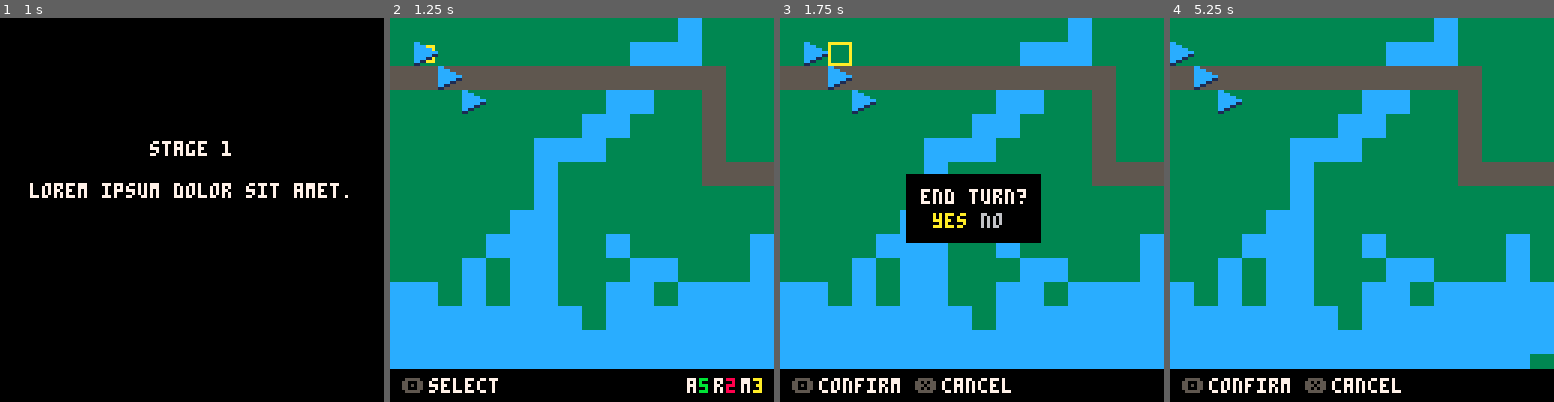
Above: before the commit, frames 1-4 (left to right).
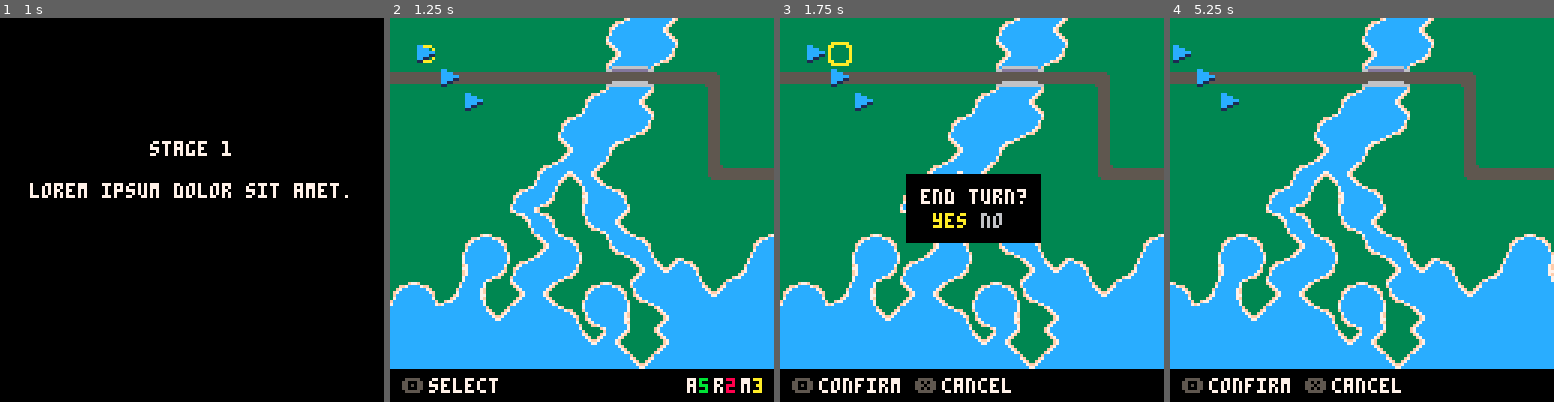
Above: after the commit, the same moments.

Repository: chrisallenlane/balance-of-power
Game: PICO-8 cartridge balance-of-power.p8
The game is run twice, just before and just after one commit, with the same random seed, the same clock (stepped at 60 frames per second) and the same inputs.
Inputs:
- Up to frame 1 (1 s): tap X (X key) at 0.33 s; tap O (Z key) at 0.7 s
- Up to frame 2 (1.25 s): tap X (X key) at 1.07 s
- Up to frame 3 (1.75 s): hold Right from 1.6 s (still down); tap O (Z key) at 1.7 s
- Up to frame 4 (5.25 s): tap X (X key) every 1.12 s from 1.85 to 5.2 s; release Right at 2.1 s; tap O (Z key) every 0.4 s from 2.1 to 4.9 s; hold Up 2.15-2.42 s; hold Right 2.47-3.03 s; hold Left 3.08-3.58 s; hold Down 3.63-3.97 s; hold Right 4.02-4.68 s; hold Up 4.73-5.03 s; hold Left from 5.08 s (still down)

Frame 1 is identical in both runs. In frame 2, 20% of the frame differs, in the area x 0-100%, y 0-92%; in frame 3, 17%; in frame 4, 20%.

Commit message:
feat(art): tiles
- Create some map tiles

- Reorganize sprite sheets

Note that this broke maps 2 and 3, though all maps are stubs anyway.

Diff:
--- a/balance-of-power.p8
+++ b/balance-of-power.p8
@@ -176,40 +176,40 @@
 
 
 __gff__
-0000000000000000000000000000000000000000000000000000000000000000000000000000000000000000000000000000000000000000000000000000000000000000000000000000000000000000010000000000000000000000000000000100000000000000000000000000000000000000000000000000000000000000
+0000000000000000000000000000000000000000000000000000000000000000000100000000000000000000000000000000000000000000000000000000000000000000000000000000000000000000000000000000000000000000000000000100000000000000000000000000000000000000000000000000000000000000
 0000000000000000000000000000000000000000000000000000000000000000000000000000000000000000000000000000000000000000000000000000000000000000000000000000000000000000000000000000000000000000000000000000000000000000000000000000000000000000000000000000000000000000
 __map__
-40404040404040404040404050404040404040404040404040404040404040402020202020202020202020202020202060606060606060606060606060606060606060606060606060606060606060600e0e0e0e0e0e0e0e0e0e0e0e0e0e0e0e0f0f0f0f0f0f0f0f0f0f0f0f0f0f0f0f0e0e0e0e0e0e0e0e0e0e0e0e0e0e0e0e
-40404040404040404040505050404040404040404040404040404040404040402020202020202020202020202020202060606060606060606060606060606060606060606060606060606060606060600e0e0e0e0e0e0e0e0e0e0e0e0e0e0e0e0f0f0f0f0f0f0f0f0f0f0f0f0f0f0f0f0e0e0e0e0e0e0e0e0e0e0e0e0e0e0e0e
-10101010101010101010101010104040404040404040404040404040404040402020202020202020202020202020202060606060604040606060606060606060606060606060606060606060606060600e0e0e0e0e0e0e0e0e0e0e0e0e0e0e0e0f0f0f0f0f0f0f0f0f0f0f0f0f0f0f0f0e0e0e0e0e0e0e0e0e0e0e0e0e0e0e0e
-40404040404040404050504040104040404040404040404040404040404040402020202020202020202020202020202060606020204040404060604040606060606060606060606060606060606060600e0e0e0e0e0e0e0e0e0e0e0e0e0e0e0e0f0f0f0f0f0f0f0f0f0f0f0f0f0f0f0f0e0e0e0e0e0e0e0e0e0e0e0e0e0e0e0e
-40404040404040405050404040104040404040404040404040404040404040402020204020202020202020202020202060606040204040504040404060606060606060606060606060606060606060600e0e0e0e0e0e0e0e0e0e0e0e0e0e0e0e0f0f0f0f0f0f0f0f0f0f0f0f0f0f0f0f0e0e0e0e0e0e0e0e0e0e0e0e0e0e0e0e
-40404040404050505040404040104040404040404040404040404040404040402020402050202020202020202020202060606040404040404040404040606060606060606060606060606060606060600e0e0e0e0e0e0e0e0e0e0e0e0e0e0e0e0f0f0f0f0f0f0f0f0f0f0f0f0f0f0f0f0e0e0e0e0e0e0e0e0e0e0e0e0e0e0e0e
-40404040404050404040404040101010101010104040404040404040404040402020205050502020202020202020202060606060404040404040404040606060606060606060606060606060606060600e0e0e0e0e0e0e0e0e0e0e0e0e0e0e0e0f0f0f0f0f0f0f0f0f0f0f0f0f0f0f0f0e0e0e0e0e0e0e0e0e0e0e0e0e0e0e0e
-40404040404050404040404040404040404040104040404040404040404040402020204050402020202020202020202060606060404040204040404020606060606060606060606060606060606060600e0e0e0e0e0e0e0e0e0e0e0e0e0e0e0e0f0f0f0f0f0f0f0f0f0f0f0f0f0f0f0f0e0e0e0e0e0e0e0e0e0e0e0e0e0e0e0e
-40404040405050404040404040404040404040104040404040404040404040402020202040102020202040202020202060606060604020602040202060606060606060606060606060606060606060600e0e0e0e0e0e0e0e0e0e0e0e0e0e0e0e0f0f0f0f0f0f0f0f0f0f0f0f0f0f0f0f0e0e0e0e0e0e0e0e0e0e0e0e0e0e0e0e
-40404040505050404050404040404050404040104040404040404040404040402020202020102020202020202020202060606060606060606020606060606060606060606060606060606060606060600e0e0e0e0e0e0e0e0e0e0e0e0e0e0e0e0f0f0f0f0f0f0f0f0f0f0f0f0f0f0f0f0e0e0e0e0e0e0e0e0e0e0e0e0e0e0e0e
-40404050405050404040505040404050404040104040404040404040404040402020202020102020202020202020202060606060606060606060606060606060606060606060606060606060606060600e0e0e0e0e0e0e0e0e0e0e0e0e0e0e0e0f0f0f0f0f0f0f0f0f0f0f0f0f0f0f0f0e0e0e0e0e0e0e0e0e0e0e0e0e0e0e0e
-50504050405050404050504050505050505050104040404040404040404040402020202020102020202020202020202060606060606060606060606060606060606060606060606060606060606060600e0e0e0e0e0e0e0e0e0e0e0e0e0e0e0e0f0f0f0f0f0f0f0f0f0f0f0f0f0f0f0f0e0e0e0e0e0e0e0e0e0e0e0e0e0e0e0e
-50505050505050504050505050505050505050104040404040404040404040402020202020102020202020202020202060606060606060606060606060606060606060606060606060606060606060600e0e0e0e0e0e0e0e0e0e0e0e0e0e0e0e0f0f0f0f0f0f0f0f0f0f0f0f0f0f0f0f0e0e0e0e0e0e0e0e0e0e0e0e0e0e0e0e
-50505050505050505050505050505050505050105040405050404040404040402020202020102020202020202020202060606060606060606060606060606060606060606060406060606060606060600e0e0e0e0e0e0e0e0e0e0e0e0e0e0e0e0f0f0f0f0f0f0f0f0f0f0f0f0f0f0f0f0e0e0e0e0e0e0e0e0e0e0e0e0e0e0e0e
-50505050505050505050505050505050405050105050505050504040404040402020202020102020202020402020202060606060606060606060606060606060606060602040606060606060606060600e0e0e0e0e0e0e0e0e0e0e0e0e0e0e0e0f0f0f0f0f0f0f0f0f0f0f0f0f0f0f0f0e0e0e0e0e0e0e0e0e0e0e0e0e0e0e0e
-50505050505050505050505050505050504040104040505050505050404040402020202020102020202020202020202060606060606060606060606060606060606060204040406060606060606060600f0f0f0f0f0f0f0f0f0f0f0f0f0f0f0f0e0e0e0e0e0e0e0e0e0e0e0e0e0e0e0e0f0f0f0f0f0f0f0f0f0f0f0f0f0f0f0f
-0e0e0e0e0e0e0e0e0e0e0e0e0e0e0e0e0f0f0f0f0f0f0f0f0f0f0f0f0f0f0f0f2020202020102020202020202020202060606060606060606060606060606060606060204040406060606060606060600f0f0f0f0f0f0f0f0f0f0f0f0f0f0f0f0e0e0e0e0e0e0e0e0e0e0e0e0e0e0e0e0f0f0f0f0f0f0f0f0f0f0f0f0f0f0f0f
-0e0e0e0e0e0e0e0e0e0e0e0e0e0e0e0e0f0f0f0f0f0f0f0f0f0f0f0f0f0f0f0f2020202020102020202020202020202060606060606060606060606060606060606020404040406060606060606060600f0f0f0f0f0f0f0f0f0f0f0f0f0f0f0f0e0e0e0e0e0e0e0e0e0e0e0e0e0e0e0e0f0f0f0f0f0f0f0f0f0f0f0f0f0f0f0f
-0e0e0e0e0e0e0e0e0e0e0e0e0e0e0e0e0f0f0f0f0f0f0f0f0f0f0f0f0f0f0f0f2020202020102020202020202020202060606060606060606060606060606060602020404060606060606060606060600f0f0f0f0f0f0f0f0f0f0f0f0f0f0f0f0e0e0e0e0e0e0e0e0e0e0e0e0e0e0e0e0f0f0f0f0f0f0f0f0f0f0f0f0f0f0f0f
-0e0e0e0e0e0e0e0e0e0e0e0e0e0e0e0e0f0f0f0f0f0f0f0f0f0f0f0f0f0f0f0f2020202020102020202020202020202060606060606060606060606060606060604040404060606060606060606060600f0f0f0f0f0f0f0f0f0f0f0f0f0f0f0f0e0e0e0e0e0e0e0e0e0e0e0e0e0e0e0e0f0f0f0f0f0f0f0f0f0f0f0f0f0f0f0f
-0e0e0e0e0e0e0e0e0e0e0e0e0e0e0e0e0f0f0f0f0f0f0f0f0f0f0f0f0f0f0f0f2020202020102020202020202020202060606060606060606060606060606060606040604060606060606060606060600f0f0f0f0f0f0f0f0f0f0f0f0f0f0f0f0e0e0e0e0e0e0e0e0e0e0e0e0e0e0e0e0f0f0f0f0f0f0f0f0f0f0f0f0f0f0f0f
-0e0e0e0e0e0e0e0e0e0e0e0e0e0e0e0e0f0f0f0f0f0f0f0f0f0f0f0f0f0f0f0f2020202020102020202020202020202060606060602060606060606060606060606060606060606060606060606060600f0f0f0f0f0f0f0f0f0f0f0f0f0f0f0f0e0e0e0e0e0e0e0e0e0e0e0e0e0e0e0e0f0f0f0f0f0f0f0f0f0f0f0f0f0f0f0f
-0e0e0e0e0e0e0e0e0e0e0e0e0e0e0e0e0f0f0f0f0f0f0f0f0f0f0f0f0f0f0f0f2020202020102020202020202020202060604040204040404060606060606060606060606060606060606060606060600f0f0f0f0f0f0f0f0f0f0f0f0f0f0f0f0e0e0e0e0e0e0e0e0e0e0e0e0e0e0e0e0f0f0f0f0f0f0f0f0f0f0f0f0f0f0f0f
-0e0e0e0e0e0e0e0e0e0e0e0e0e0e0e0e0f0f0f0f0f0f0f0f0f0f0f0f0f0f0f0f2020202020102020202020202020202060606060404040406060606060606060606060606060606060606060606060600f0f0f0f0f0f0f0f0f0f0f0f0f0f0f0f0e0e0e0e0e0e0e0e0e0e0e0e0e0e0e0e0f0f0f0f0f0f0f0f0f0f0f0f0f0f0f0f
-0e0e0e0e0e0e0e0e0e0e0e0e0e0e0e0e0f0f0f0f0f0f0f0f0f0f0f0f0f0f0f0f2020202020102020202020202020202060606060405040404040606060606060606060606060606060606060606060600f0f0f0f0f0f0f0f0f0f0f0f0f0f0f0f0e0e0e0e0e0e0e0e0e0e0e0e0e0e0e0e0f0f0f0f0f0f0f0f0f0f0f0f0f0f0f0f
-0e0e0e0e0e0e0e0e0e0e0e0e0e0e0e0e0f0f0f0f0f0f0f0f0f0f0f0f0f0f0f0f2040202020102040202020202020202060606040405050404040606060606060606060606060606060606060606060600f0f0f0f0f0f0f0f0f0f0f0f0f0f0f0f0e0e0e0e0e0e0e0e0e0e0e0e0e0e0e0e0f0f0f0f0f0f0f0f0f0f0f0f0f0f0f0f
-0e0e0e0e0e0e0e0e0e0e0e0e0e0e0e0e0f0f0f0f0f0f0f0f0f0f0f0f0f0f0f0f2020202020102020202020202020202060606040404040404040406060606060606060606060606060606060606060600f0f0f0f0f0f0f0f0f0f0f0f0f0f0f0f0e0e0e0e0e0e0e0e0e0e0e0e0e0e0e0e0f0f0f0f0f0f0f0f0f0f0f0f0f0f0f0f
-0e0e0e0e0e0e0e0e0e0e0e0e0e0e0e0e0f0f0f0f0f0f0f0f0f0f0f0f0f0f0f0f2020202020102020202020202020202060606060606060404040604060606060606060606060606060606060602060600f0f0f0f0f0f0f0f0f0f0f0f0f0f0f0f0e0e0e0e0e0e0e0e0e0e0e0e0e0e0e0e0f0f0f0f0f0f0f0f0f0f0f0f0f0f0f0f
-0e0e0e0e0e0e0e0e0e0e0e0e0e0e0e0e0f0f0f0f0f0f0f0f0f0f0f0f0f0f0f0f2020202020102020202040502020202060606060604060606060606060606060606060606060606060606020204020600f0f0f0f0f0f0f0f0f0f0f0f0f0f0f0f0e0e0e0e0e0e0e0e0e0e0e0e0e0e0e0e0f0f0f0f0f0f0f0f0f0f0f0f0f0f0f0f
-0e0e0e0e0e0e0e0e0e0e0e0e0e0e0e0e0f0f0f0f0f0f0f0f0f0f0f0f0f0f0f0f2020202020101010104050504020202060606060606060606060606060606060606060606060606060202040404040200f0f0f0f0f0f0f0f0f0f0f0f0f0f0f0f0e0e0e0e0e0e0e0e0e0e0e0e0e0e0e0e0f0f0f0f0f0f0f0f0f0f0f0f0f0f0f0f
-0e0e0e0e0e0e0e0e0e0e0e0e0e0e0e0e0f0f0f0f0f0f0f0f0f0f0f0f0f0f0f0f2020202020102020202050505020202060606060606060606060606060606060606060606060606020404040404040400f0f0f0f0f0f0f0f0f0f0f0f0f0f0f0f0e0e0e0e0e0e0e0e0e0e0e0e0e0e0e0e0f0f0f0f0f0f0f0f0f0f0f0f0f0f0f0f
-0e0e0e0e0e0e0e0e0e0e0e0e0e0e0e0e0f0f0f0f0f0f0f0f0f0f0f0f0f0f0f0f2020202020102020202020502020202060606060606060606060606060606060606060606060602040404040404040400f0f0f0f0f0f0f0f0f0f0f0f0f0f0f0f0e0e0e0e0e0e0e0e0e0e0e0e0e0e0e0e0f0f0f0f0f0f0f0f0f0f0f0f0f0f0f0f
-
-
+40404040404040404041607440404040404040404040404040404040404040402020202020572020202020202020202021212121212121212121212121212121212121212121212121212121212121210e0e0e0e0e0e0e0e0e0e0e0e0e0e0e0e0f0f0f0f0f0f0f0f0f0f0f0f0f0f0f0f0e0e0e0e0e0e0e0e0e0e0e0e0e0e0e0e
+40404040404040404064605240404040404040404040404040404040404040402020202020572020202020202020202021212121212121212121212121212121212121212121212121212121212121210e0e0e0e0e0e0e0e0e0e0e0e0e0e0e0e0f0f0f0f0f0f0f0f0f0f0f0f0f0f0f0f0e0e0e0e0e0e0e0e0e0e0e0e0e0e0e0e
+47474747474747474767694747494040404040404040404040404040404040402020202020572020202020202020202021212121214040212121212121212121212121212121212121212121212121210e0e0e0e0e0e0e0e0e0e0e0e0e0e0e0e0f0f0f0f0f0f0f0f0f0f0f0f0f0f0f0f0e0e0e0e0e0e0e0e0e0e0e0e0e0e0e0e
+40404040404040404160744040574040404040404040404040404040404040402020202020572020202020202020202021212120204040404021214040212121212121212121212121212121212121210e0e0e0e0e0e0e0e0e0e0e0e0e0e0e0e0f0f0f0f0f0f0f0f0f0f0f0f0f0f0f0f0e0e0e0e0e0e0e0e0e0e0e0e0e0e0e0e
+40404040404040416060524040574040404040404040404040404040404040402020202020572020202020202020202021212140204040604040404021212121212121212121212121212121212121210e0e0e0e0e0e0e0e0e0e0e0e0e0e0e0e0f0f0f0f0f0f0f0f0f0f0f0f0f0f0f0f0e0e0e0e0e0e0e0e0e0e0e0e0e0e0e0e
+40404040404040646061404040574040404040404040404040404040404040402041754220572020202020202020202021212140404040404040404040212121212121212121212121212121212121210e0e0e0e0e0e0e0e0e0e0e0e0e0e0e0e0f0f0f0f0f0f0f0f0f0f0f0f0f0f0f0f0e0e0e0e0e0e0e0e0e0e0e0e0e0e0e0e
+40404040404041637440404040584747474747494040404040404040404040405460606045572020202020202020202021212121404040404040404040212121212121212121212121212121212121210e0e0e0e0e0e0e0e0e0e0e0e0e0e0e0e0f0f0f0f0f0f0f0f0f0f0f0f0f0f0f0f0e0e0e0e0e0e0e0e0e0e0e0e0e0e0e0e
+40404040404152406542404040404040404040574040404040404040404040402062605240572020202020202020202021212121404040204040404020212121212121212121212121212121212121210e0e0e0e0e0e0e0e0e0e0e0e0e0e0e0e0f0f0f0f0f0f0f0f0f0f0f0f0f0f0f0f0e0e0e0e0e0e0e0e0e0e0e0e0e0e0e0e
+40404040406242405174404040404040404040574040404040404040404040402020552020572020202040202020202021212121214020212040202021212121212121212121212121212121212121210e0e0e0e0e0e0e0e0e0e0e0e0e0e0e0e0f0f0f0f0f0f0f0f0f0f0f0f0f0f0f0f0e0e0e0e0e0e0e0e0e0e0e0e0e0e0e0e
+40404041424064424051424040404041424040574040404040404040404040402020202020572020202020202020202021212121212121212120212121212121212121212121212121212121212121210e0e0e0e0e0e0e0e0e0e0e0e0e0e0e0e0f0f0f0f0f0f0f0f0f0f0f0f0f0f0f0f0e0e0e0e0e0e0e0e0e0e0e0e0e0e0e0e
+40404065524160524040647342407260764040574040404040404040404040402020202020572020202020202020202021212121212121212121212121212121212121212121212121212121212121210e0e0e0e0e0e0e0e0e0e0e0e0e0e0e0e0f0f0f0f0f0f0f0f0f0f0f0f0f0f0f0f0e0e0e0e0e0e0e0e0e0e0e0e0e0e0e0e
+41427276406474404142516060736060607140574040404040404040404040402020202020572020202020202020202021212121212121212121212121212121212121212121212121212121212121210e0e0e0e0e0e0e0e0e0e0e0e0e0e0e0e0f0f0f0f0f0f0f0f0f0f0f0f0f0f0f0f0e0e0e0e0e0e0e0e0e0e0e0e0e0e0e0e
+60606060736060425176406460606060606073777342404040404040404040402020202020572020202020202020202021212121212121212121212121212121212121212121212121212121212121210e0e0e0e0e0e0e0e0e0e0e0e0e0e0e0e0f0f0f0f0f0f0f0f0f0f0f0f0f0f0f0f0e0e0e0e0e0e0e0e0e0e0e0e0e0e0e0e
+60606060606060607374406460606060606060796060427242404040404040402020202020572020202020202020202021212121212121212121212121212121212121212121402121212121212121210e0e0e0e0e0e0e0e0e0e0e0e0e0e0e0e0f0f0f0f0f0f0f0f0f0f0f0f0f0f0f0f0e0e0e0e0e0e0e0e0e0e0e0e0e0e0e0e
+60606060606060606060736060606060606652575163606060424040404040402020202020572020202020402020202021212121212121212121212121212121212121212040212121212121212121210e0e0e0e0e0e0e0e0e0e0e0e0e0e0e0e0f0f0f0f0f0f0f0f0f0f0f0f0f0f0f0f0e0e0e0e0e0e0e0e0e0e0e0e0e0e0e0e
+60606060606060606060606060606060744040574040626060607140404040402020202020572020202020202020202021212121212121212121212121212121212121204040402121212121212121210f0f0f0f0f0f0f0f0f0f0f0f0f0f0f0f0e0e0e0e0e0e0e0e0e0e0e0e0e0e0e0e0f0f0f0f0f0f0f0f0f0f0f0f0f0f0f0f
+0e0e0e0e0e0e0e0e0e0e0e0e0e0e0e0e0f0f0f0f0f0f0f0f0f0f0f0f0f0f0f0f2020202020572020202020202020202021212121212121212121212121212121212121204040402121212121212121210f0f0f0f0f0f0f0f0f0f0f0f0f0f0f0f0e0e0e0e0e0e0e0e0e0e0e0e0e0e0e0e0f0f0f0f0f0f0f0f0f0f0f0f0f0f0f0f
+0e0e0e0e0e0e0e0e0e0e0e0e0e0e0e0e0f0f0f0f0f0f0f0f0f0f0f0f0f0f0f0f2020202020572020202020202020202021212121212121212121212121212121212120404040402121212121212121210f0f0f0f0f0f0f0f0f0f0f0f0f0f0f0f0e0e0e0e0e0e0e0e0e0e0e0e0e0e0e0e0f0f0f0f0f0f0f0f0f0f0f0f0f0f0f0f
+0e0e0e0e0e0e0e0e0e0e0e0e0e0e0e0e0f0f0f0f0f0f0f0f0f0f0f0f0f0f0f0f2020202020572020202020202020202021212121212121212121212121212121212020404021212121212121212121210f0f0f0f0f0f0f0f0f0f0f0f0f0f0f0f0e0e0e0e0e0e0e0e0e0e0e0e0e0e0e0e0f0f0f0f0f0f0f0f0f0f0f0f0f0f0f0f
+0e0e0e0e0e0e0e0e0e0e0e0e0e0e0e0e0f0f0f0f0f0f0f0f0f0f0f0f0f0f0f0f2020202020572020202020202020202021212121212121212121212121212121214040404021212121212121212121210f0f0f0f0f0f0f0f0f0f0f0f0f0f0f0f0e0e0e0e0e0e0e0e0e0e0e0e0e0e0e0e0f0f0f0f0f0f0f0f0f0f0f0f0f0f0f0f
+0e0e0e0e0e0e0e0e0e0e0e0e0e0e0e0e0f0f0f0f0f0f0f0f0f0f0f0f0f0f0f0f2020202020572020202020202020202021212121212121212121212121212121212140214021212121212121212121210f0f0f0f0f0f0f0f0f0f0f0f0f0f0f0f0e0e0e0e0e0e0e0e0e0e0e0e0e0e0e0e0f0f0f0f0f0f0f0f0f0f0f0f0f0f0f0f
+0e0e0e0e0e0e0e0e0e0e0e0e0e0e0e0e0f0f0f0f0f0f0f0f0f0f0f0f0f0f0f0f2020202020572020202020202020202021212121212021212121212121212121212121212121212121212121212121210f0f0f0f0f0f0f0f0f0f0f0f0f0f0f0f0e0e0e0e0e0e0e0e0e0e0e0e0e0e0e0e0f0f0f0f0f0f0f0f0f0f0f0f0f0f0f0f
+0e0e0e0e0e0e0e0e0e0e0e0e0e0e0e0e0f0f0f0f0f0f0f0f0f0f0f0f0f0f0f0f2020202020572020202020202020202021214040204040404021212121212121212121212121212121212121212121210f0f0f0f0f0f0f0f0f0f0f0f0f0f0f0f0e0e0e0e0e0e0e0e0e0e0e0e0e0e0e0e0f0f0f0f0f0f0f0f0f0f0f0f0f0f0f0f
+0e0e0e0e0e0e0e0e0e0e0e0e0e0e0e0e0f0f0f0f0f0f0f0f0f0f0f0f0f0f0f0f2020202020572020202020202020202021212121404040402121212121212121212121212121212121212121212121210f0f0f0f0f0f0f0f0f0f0f0f0f0f0f0f0e0e0e0e0e0e0e0e0e0e0e0e0e0e0e0e0f0f0f0f0f0f0f0f0f0f0f0f0f0f0f0f
+0e0e0e0e0e0e0e0e0e0e0e0e0e0e0e0e0f0f0f0f0f0f0f0f0f0f0f0f0f0f0f0f2020202020572020202020202020202021212121406040404040212121212121212121212121212121212121212121210f0f0f0f0f0f0f0f0f0f0f0f0f0f0f0f0e0e0e0e0e0e0e0e0e0e0e0e0e0e0e0e0f0f0f0f0f0f0f0f0f0f0f0f0f0f0f0f
+0e0e0e0e0e0e0e0e0e0e0e0e0e0e0e0e0f0f0f0f0f0f0f0f0f0f0f0f0f0f0f0f2040202020572020202020202020202021212140406060404040212121212121212121212121212121212121212121210f0f0f0f0f0f0f0f0f0f0f0f0f0f0f0f0e0e0e0e0e0e0e0e0e0e0e0e0e0e0e0e0f0f0f0f0f0f0f0f0f0f0f0f0f0f0f0f
+0e0e0e0e0e0e0e0e0e0e0e0e0e0e0e0e0f0f0f0f0f0f0f0f0f0f0f0f0f0f0f0f20202020204a4747474747474747474721212140404040404040402121212121212121212121212121212121212121210f0f0f0f0f0f0f0f0f0f0f0f0f0f0f0f0e0e0e0e0e0e0e0e0e0e0e0e0e0e0e0e0f0f0f0f0f0f0f0f0f0f0f0f0f0f0f0f
+0e0e0e0e0e0e0e0e0e0e0e0e0e0e0e0e0f0f0f0f0f0f0f0f0f0f0f0f0f0f0f0f2020202020572020202020462020202021212121212121404040214021212121212121212121212121212121212021210f0f0f0f0f0f0f0f0f0f0f0f0f0f0f0f0e0e0e0e0e0e0e0e0e0e0e0e0e0e0e0e0f0f0f0f0f0f0f0f0f0f0f0f0f0f0f0f
+0e0e0e0e0e0e0e0e0e0e0e0e0e0e0e0e0f0f0f0f0f0f0f0f0f0f0f0f0f0f0f0f2020202020572020202041607120202021212121214021212121212121212121212121212121212121212120204020210f0f0f0f0f0f0f0f0f0f0f0f0f0f0f0f0e0e0e0e0e0e0e0e0e0e0e0e0e0e0e0e0f0f0f0f0f0f0f0f0f0f0f0f0f0f0f0f
+0e0e0e0e0e0e0e0e0e0e0e0e0e0e0e0e0f0f0f0f0f0f0f0f0f0f0f0f0f0f0f0f2020202020572020205460606042202021212121212121212121212121212121212121212121212121202040404040200f0f0f0f0f0f0f0f0f0f0f0f0f0f0f0f0e0e0e0e0e0e0e0e0e0e0e0e0e0e0e0e0f0f0f0f0f0f0f0f0f0f0f0f0f0f0f0f
+0e0e0e0e0e0e0e0e0e0e0e0e0e0e0e0e0f0f0f0f0f0f0f0f0f0f0f0f0f0f0f0f2020202020572020202051606052202021212121212121212121212121212121212121212121212120404040404040400f0f0f0f0f0f0f0f0f0f0f0f0f0f0f0f0e0e0e0e0e0e0e0e0e0e0e0e0e0e0e0e0f0f0f0f0f0f0f0f0f0f0f0f0f0f0f0f
+0e0e0e0e0e0e0e0e0e0e0e0e0e0e0e0e0f0f0f0f0f0f0f0f0f0f0f0f0f0f0f0f2020202020572020202020555320202021212121212121212121212121212121212121212121212040404040404040400f0f0f0f0f0f0f0f0f0f0f0f0f0f0f0f0e0e0e0e0e0e0e0e0e0e0e0e0e0e0e0e0f0f0f0f0f0f0f0f0f0f0f0f0f0f0f0f
+
+
Not shown, changed: 56 lines of the sprite sheet (__gfx__) section of balance-of-power.p8
